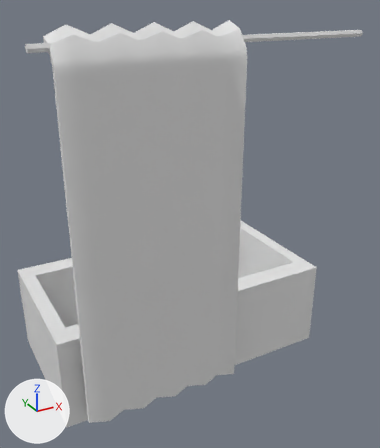
A saved change to the Blender file models/plumbing/bath_and_curtain.blend.
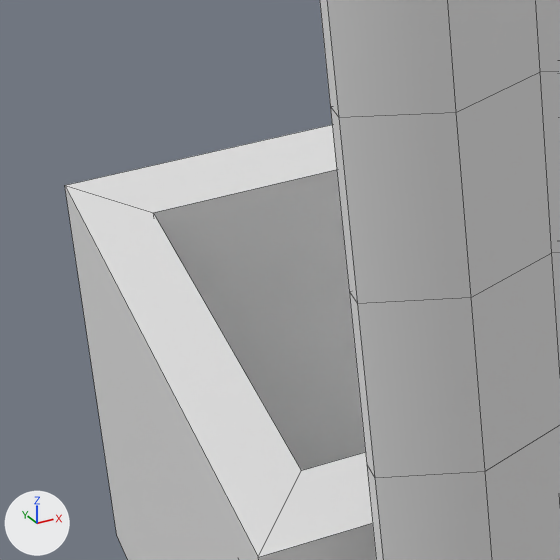
The first picture shows the older version from a 50 mm camera at (-1.3, -2.65, 2.14) aimed at (0.07, -0.16, 0.89). The close-ups show both versions on the part from 1% to 31% of the width and 52% to 77% of the height of that picture; other places that the commit changed are outside them. Arrows for +X, +Y and +Z are at lower left; the lights stay in place. The close-ups show mesh edges as thin lines.

Before the edit, the objects in view are built like this:
```python
me_plane_006 = bpy.data.meshes.new('Plane.006')
me_plane_006.from_pydata(...)  # 16 vertices, 14 faces; spans x -1.0..1.0, y -1.0..1.0, z 0.0..0.54
me_plane_007 = bpy.data.meshes.new('Plane.007')
me_plane_007.from_pydata(...)  # 300 vertices, 287 faces; spans x -1.0..1.0, y -1.0..1.08, z -0.14..0.03
me_plane_007.polygons.foreach_set('use_smooth', [True] * 287)
ob_shower_curtain = bpy.data.objects.new('shower_curtain', me_plane_007)
ob_shower_curtain.location = (-0.305, -0.566, 1.014)
ob_shower_curtain.rotation_euler = (1.571, 0.0, 0.0)  # degrees (90, 0, 0)
ob_shower_curtain.scale = (0.436, 0.931, 0.931)
ob_tub = bpy.data.objects.new('tub', me_plane_006)
ob_tub.location = (0.0, 0.0, 0.0)
ob_tub.scale = (0.836, 0.441, 1.0)
```
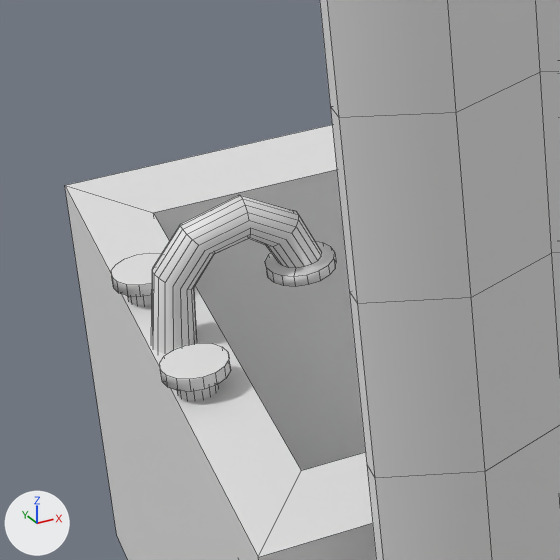
The change, as a list of edits to the scene's bpy script:
```text
Add me_cylinder_002:
    me_cylinder_002.from_pydata(...)  # 64 vertices, 50 faces; spans x -1.67..1.67, y -1.67..1.67, z -1.0..2.11
Add me_cylinder_003:
    me_cylinder_003.from_pydata(...)  # 136 vertices, 90 faces; spans x -1.55..1.55, y -0.98..7.56, z -5.54..1.0
Add ob_bath_handel2:
    ob_bath_handel2 = bpy.data.objects.new('bath_handel2', me_cylinder_002)
    ob_bath_handel2.location = (-0.81, 0.119, 0.546)
    ob_bath_handel2.rotation_euler = (0.0, 0.0, -4.712)  # degrees (0, 0, -270)
    ob_bath_handel2.scale = (0.0223, 0.0223, 0.0136)
Add ob_bath_handle:
    ob_bath_handle = bpy.data.objects.new('bath_handle', me_cylinder_002.copy())
    ob_bath_handle.location = (-0.81, -0.108, 0.546)
    ob_bath_handle.rotation_euler = (0.0, 0.0, -4.712)  # degrees (0, 0, -270)
    ob_bath_handle.scale = (0.0223, 0.0223, 0.0136)
Add ob_bath_tap:
    ob_bath_tap = bpy.data.objects.new('bath_tap', me_cylinder_003)
    ob_bath_tap.location = (-0.809, 0.002, 0.56)
    ob_bath_tap.rotation_euler = (0.0, 0.0, -4.712)  # degrees (0, 0, -270)
    ob_bath_tap.scale = (-0.0255, -0.0255, -0.0255)
```

Where the change shows, as pixel boxes (x1, y1, x2, y2) in the close-ups (560 x 560 px):
'bath_tap', added: after (151, 195, 336, 354)
'bath_handle', added: after (160, 343, 231, 400)
'bath_handel2', added: after (111, 253, 162, 305)
